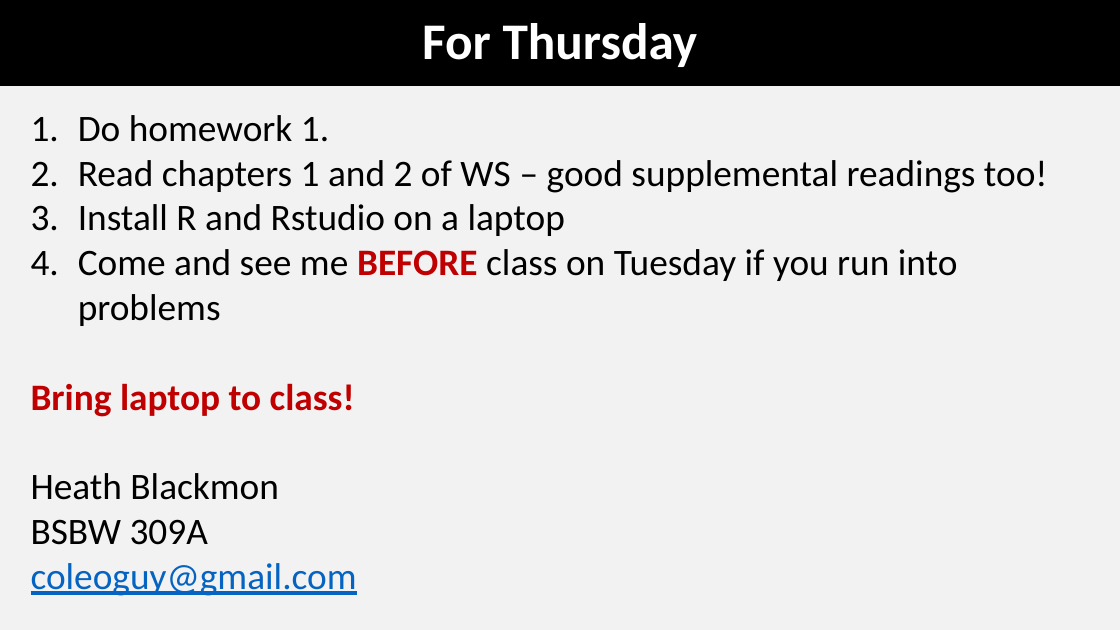
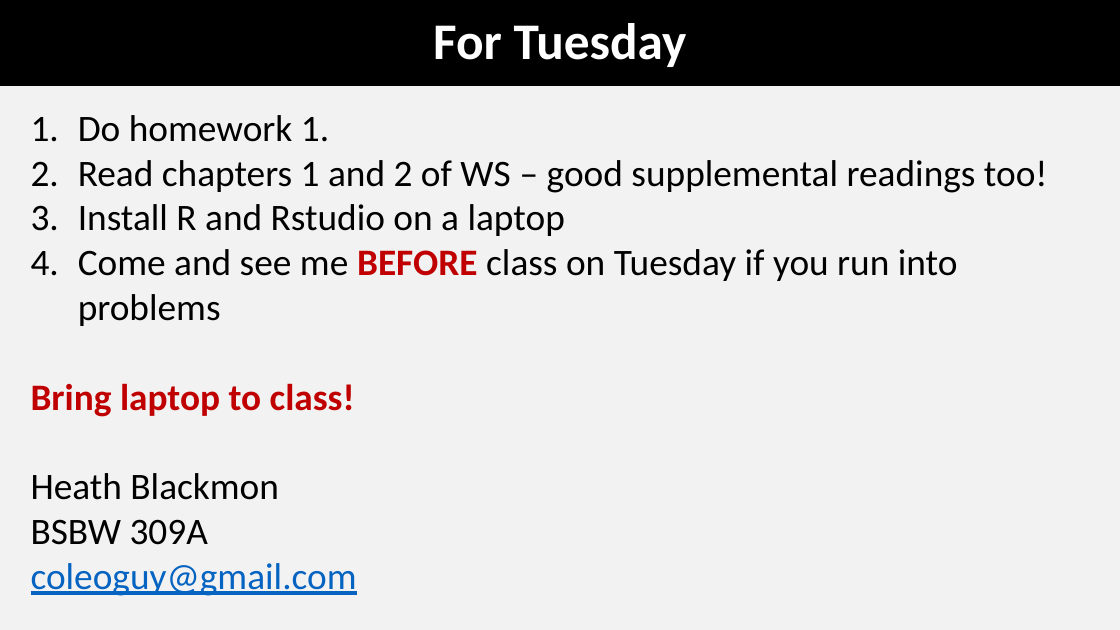
Before and after one commit to coleoguy/coleoguy.github.io, a slide deck: slide 18 of teaching/expdes/lec1.pptx. Drawn at 1120x630 pixels with LibreOffice and Linux fonts; fonts in the diff are those of the drawing. Boxes give left, top, right and bottom in pixels: in the first picture for what was removed or moved away, otherwise in the second. Text is boxed around its words. In the diff, an @@ line names an element or a change of style, - is before the commit and + after.

```diff
--- a/teaching/expdes/lec1.pptx
+++ b/teaching/expdes/lec1.pptx
@@ title at bbox=[433, 23, 687, 67]: text changed @@
-For Thursday
+For Tuesday
```
Also in this commit, not shown: 3 other files.
